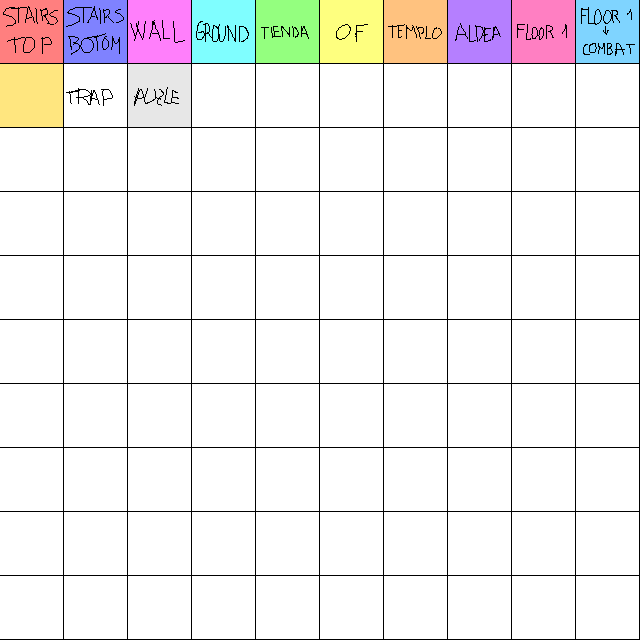
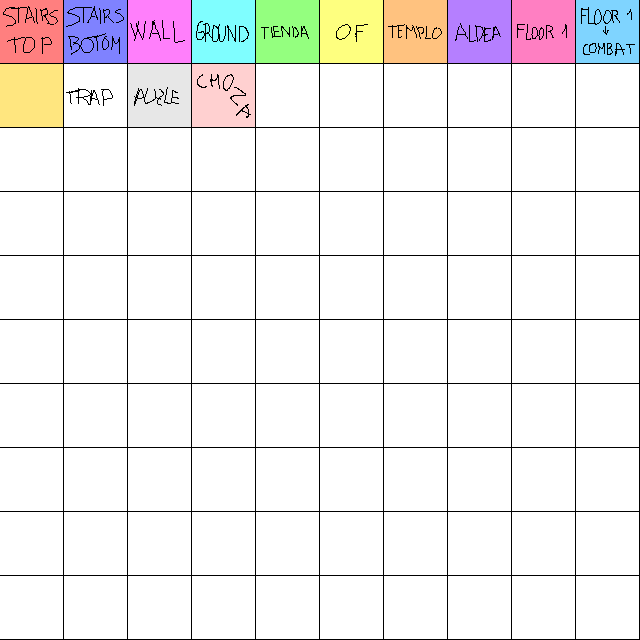
Layered file, before and after one edit (w=640, h=640). Changes by layer:
painted on "Capa 2" over bbox(197, 74, 251, 118)
painted on "Capa 3" over bbox(192, 64, 255, 127)
